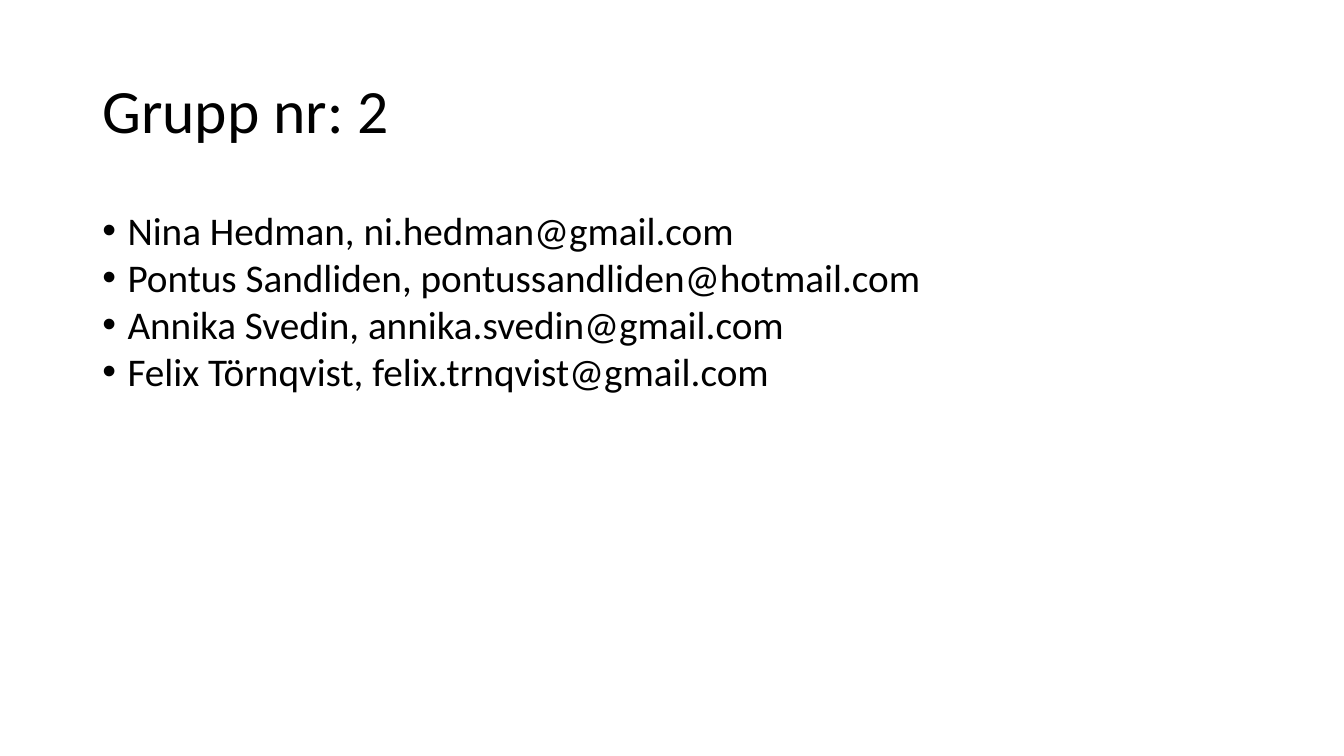
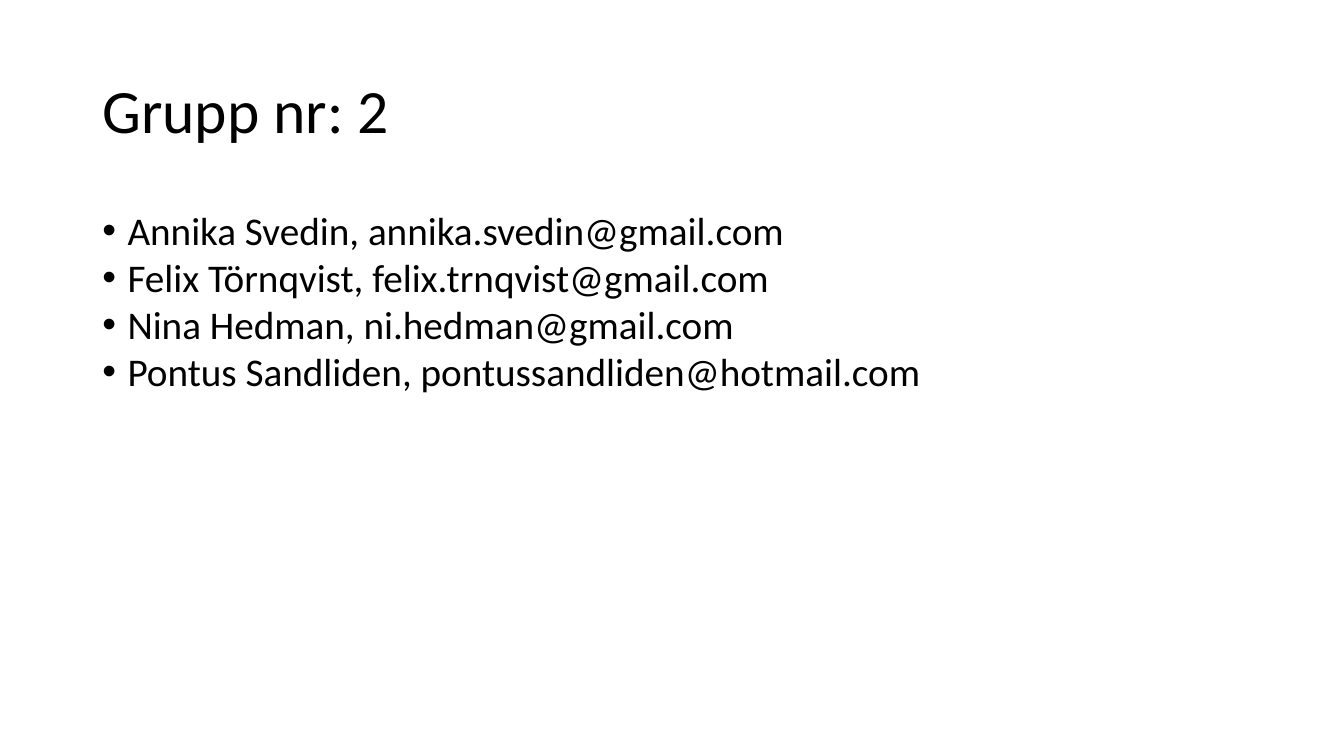
Before and after one commit to Pontussand/INTE2016Project, a slide deck: slide 1 of reports/Slutredovisning/slutredovisning_grupp2.pptx. Drawn at 1344x756 pixels with LibreOffice and Linux fonts; fonts in the diff are those of the drawing. Boxes give left, top, right and bottom in pixels: in the first picture for what was removed or moved away, otherwise in the second. Text is boxed around its words. In the diff, an @@ line names an element or a change of style, - is before the commit and + after.

```diff
--- a/reports/Slutredovisning/slutredovisning_grupp2.pptx
+++ b/reports/Slutredovisning/slutredovisning_grupp2.pptx
@@ text at box(128, 217, 784, 299): paragraphs added @@
+• Annika Svedin, annika.svedin@gmail.com
+• Felix Törnqvist, felix.trnqvist@gmail.com
@@ text at box(128, 311, 784, 393): paragraphs removed @@
-• Annika Svedin, annika.svedin@gmail.com
-• Felix Törnqvist, felix.trnqvist@gmail.com
```
Also in this commit, not shown: 4 other slides changed, 8 slides added, 4 other files.
